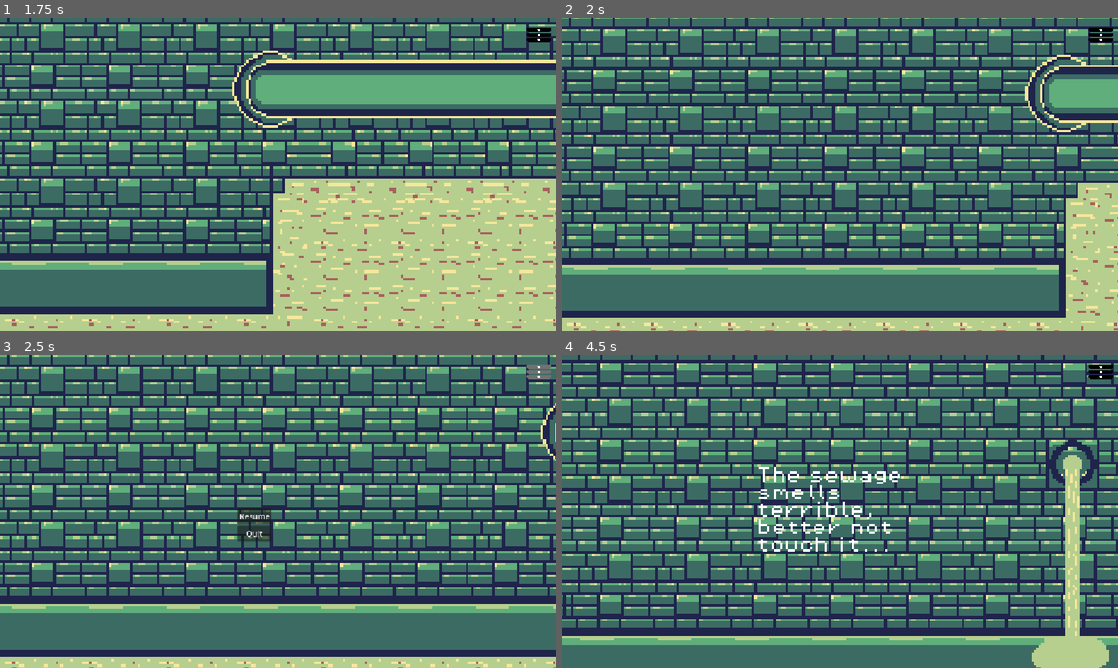
Above: before the commit, frames 1-4 (two rows, left to right).
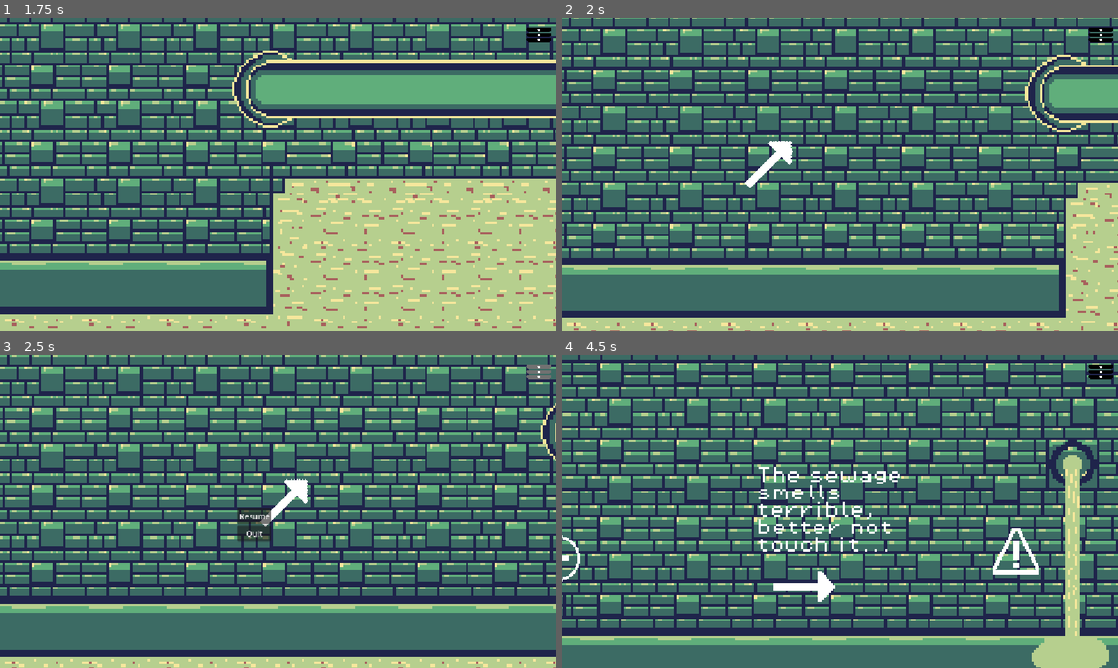
Above: after the commit, the same moments.

Repository: mps2209/slingsock
Game: Godot game, scene res://scenes/Level2.tscn
The game is run twice, just before and just after one commit, with the same random seed, the same clock (stepped at 60 frames per second) and the same inputs. Sound files missing from this copy of the repository are replaced by a short silence.
Inputs (mouse positions are in pixels of both pictures, inside the frame that each line leads up to):
- Up to frame 1 (1.75 s): click (539, 33) at 0.5 s; click "Resume" at 1.25 s
- Up to frame 2 (2 s): no input
- Up to frame 3 (2.5 s): click (539, 370) at 2 s
- Up to frame 4 (4.5 s): click "Resume" at 2.75 s; click (1101, 370) at 3.5 s; click "Resume" at 4.25 s

Frame 1 is identical in both runs. In frame 2, 0.4% of the frame differs, in the area x 32-42%, y 39-55%; in frame 3, 0.4%; in frame 4, 0.9%, in the area x 0-86%, y 55-79%.

Commit message:
add signs

Diff:
--- a/scenes/Level2.tscn
+++ b/scenes/Level2.tscn
@@ -1,6 +1,7 @@
 [gd_scene format=3 uid="uid://g6p4nam1dpyq"]
 
 [ext_resource type="Script" uid="uid://c5lq4sq60kdq2" path="res://scenes/level_2.gd" id="1_qwp14"]
+[ext_resource type="Texture2D" uid="uid://lpto0iekwxom" path="res://assets/Arrow.png" id="2_wd6ad"]
 [ext_resource type="Script" uid="uid://cxm41n2pardf" path="res://scenes/camera_2d.gd" id="3_3aekd"]
 [ext_resource type="PackedScene" uid="uid://qsn53pw3ie54" path="res://scenes/you_died.tscn" id="4_3aekd"]
 [ext_resource type="PackedScene" uid="uid://v6fs14gt1j0s" path="res://scenes/sockcess.tscn" id="5_khw7m"]
@@ -13,6 +14,8 @@
 [ext_resource type="PackedScene" uid="uid://4gs73hp7w3bu" path="res://scenes/waterfall.tscn" id="10_v8268"]
 [ext_resource type="Script" uid="uid://cnky76pwluxwq" path="res://scenes/deathzone.gd" id="11_rcugv"]
 [ext_resource type="PackedScene" uid="uid://xyrlxsupyms1" path="res://scenes/exit.tscn" id="13_khw7m"]
+[ext_resource type="Texture2D" uid="uid://cu8oc80bya5v7" path="res://assets/danger.png" id="15_cd1f0"]
+[ext_resource type="Texture2D" uid="uid://b2fvpbkonsxgi" path="res://assets/wrong way.png" id="16_k83s3"]
 
 [sub_resource type="Animation" id="Animation_ya4ey"]
 length = 0.001
@@ -257,6 +260,115 @@
 position = Vector2(11750, -889)
 scale = Vector2(1, 1.8400012)
 
+[node name="Signs" type="Node2D" parent="." unique_id=1067830535]
+
+[node name="Arrow" type="Sprite2D" parent="Signs" unique_id=645346999]
+position = Vector2(2158, 475)
+rotation = 1.5707964
+scale = Vector2(4, 4)
+texture = ExtResource("2_wd6ad")
+
+[node name="Arrow3" type="Sprite2D" parent="Signs" unique_id=1752723734]
+position = Vector2(4254, 385)
+rotation = 0.7853982
+scale = Vector2(4, 4)
+texture = ExtResource("2_wd6ad")
+
+[node name="Arrow4" type="Sprite2D" parent="Signs" unique_id=383507248]
+position = Vector2(6234, -299)
+rotation = 1.5707964
+scale = Vector2(4, 4)
+texture = ExtResource("2_wd6ad")
+
+[node name="Arrow5" type="Sprite2D" parent="Signs" unique_id=1453583577]
+position = Vector2(8647, 373)
+scale = Vector2(4, 4)
+texture = ExtResource("2_wd6ad")
+
+[node name="Arrow6" type="Sprite2D" parent="Signs" unique_id=4856179]
+position = Vector2(9067, -578)
+rotation = 1.5707964
+scale = Vector2(4, 3.9452758)
+texture = ExtResource("2_wd6ad")
+
+[node name="Arrow7" type="Sprite2D" parent="Signs" unique_id=464035546]
+position = Vector2(10449, -779)
+rotation = 3.1415927
+scale = Vector2(4, 3.9452758)
+texture = ExtResource("2_wd6ad")
+
+[node name="Arrow9" type="Sprite2D" parent="Signs" unique_id=333562986]
+position = Vector2(10025, -186)
+rotation = 1.5707964
+scale = Vector2(4, 3.9452758)
+texture = ExtResource("2_wd6ad")
+
+[node name="Arrow10" type="Sprite2D" parent="Signs" unique_id=444425852]
+position = Vector2(11382, 40)
+scale = Vector2(4, 3.9452758)
+texture = ExtResource("2_wd6ad")
+
+[node name="Danger" type="Sprite2D" parent="Signs" unique_id=1052745923]
+position = Vector2(11243, -863.00006)
+scale = Vector2(3, 3)
+texture = ExtResource("15_cd1f0")
+
+[node name="Danger2" type="Sprite2D" parent="Signs" unique_id=146201089]
+position = Vector2(1232, 421.00003)
+scale = Vector2(3, 3)
+texture = ExtResource("15_cd1f0")
+
+[node name="Arrow2" type="Sprite2D" parent="Signs" unique_id=234949000]
+position = Vector2(793, 494)
+rotation = 1.5707964
+scale = Vector2(4, 4)
+texture = ExtResource("2_wd6ad")
+
+[node name="Arrow15" type="Sprite2D" parent="Signs" unique_id=1771451044]
+position = Vector2(11183, -2378.0002)
+rotation = 1.5707964
+scale = Vector2(4, 3.9452758)
+texture = ExtResource("2_wd6ad")
+
+[node name="Wrong way" type="Sprite2D" parent="Signs" unique_id=1179985926]
+position = Vector2(9846, -2317)
+scale = Vector2(3, 3)
+texture = ExtResource("16_k83s3")
+
+[node name="Wrong way2" type="Sprite2D" parent="Signs" unique_id=255528583]
+position = Vector2(8247, -1212)
+scale = Vector2(3, 3)
+texture = ExtResource("16_k83s3")
+
+[node name="Wrong way3" type="Sprite2D" parent="Signs" unique_id=1443139630]
+position = Vector2(281, 435.00003)
+scale = Vector2(3, 3)
+texture = ExtResource("16_k83s3")
+
+[node name="Wrong way4" type="Sprite2D" parent="Signs" unique_id=1494786112]
+position = Vector2(9834, -1361)
+scale = Vector2(3, 3)
+texture = ExtResource("16_k83s3")
+
+[node name="Arrow11" type="Sprite2D" parent="Signs" unique_id=266962775]
+position = Vector2(14924, -2241)
+scale = Vector2(4, 3.9452758)
+texture = ExtResource("2_wd6ad")
+
+[node name="Danger3" type="Sprite2D" parent="Signs" unique_id=1156379000]
+position = Vector2(13656, -2328)
+scale = Vector2(3, 3)
+texture = ExtResource("15_cd1f0")
+
+[node name="RichTextLabel3" type="RichTextLabel" parent="." unique_id=1208014907]
+offset_left = 11103.0
+offset_top = -1629.0
+offset_right = 11532.0
+offset_bottom = -1477.0
+theme_override_fonts/normal_font = ExtResource("9_0jmjk")
+theme_override_font_sizes/normal_font_size = 35
+text = "I smell more fresh water!"
+
 [connection signal="animation_done" from="Camera2D/Sockcess" to="." method="_on_sockcess_animation_done"]
 [connection signal="pressed" from="CanvasLayer/BurgerMenu/TextureButton" to="CanvasLayer/Node/Menu" method="_on_texture_button_pressed"]
 [connection signal="body_entered" from="Deathzone5" to="Deathzone5" method="_on_body_entered"]
Binary file added: assets/Arrow.png
Not shown, added: assets/Arrow.png.import
Binary file added: assets/danger.png
Not shown, added: assets/danger.png.import
Binary file added: assets/wrong way.png
Not shown, added: assets/wrong way.png.import
